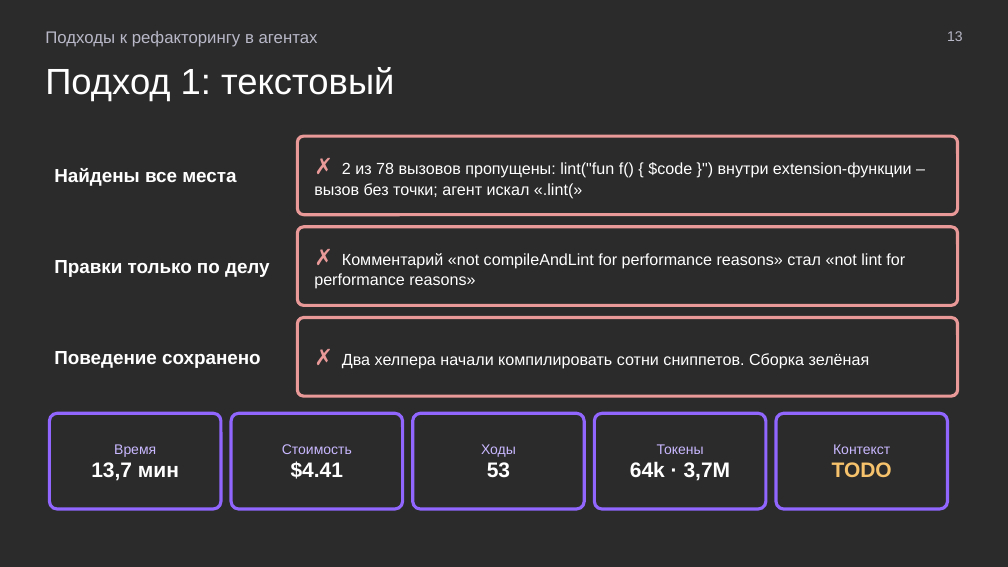
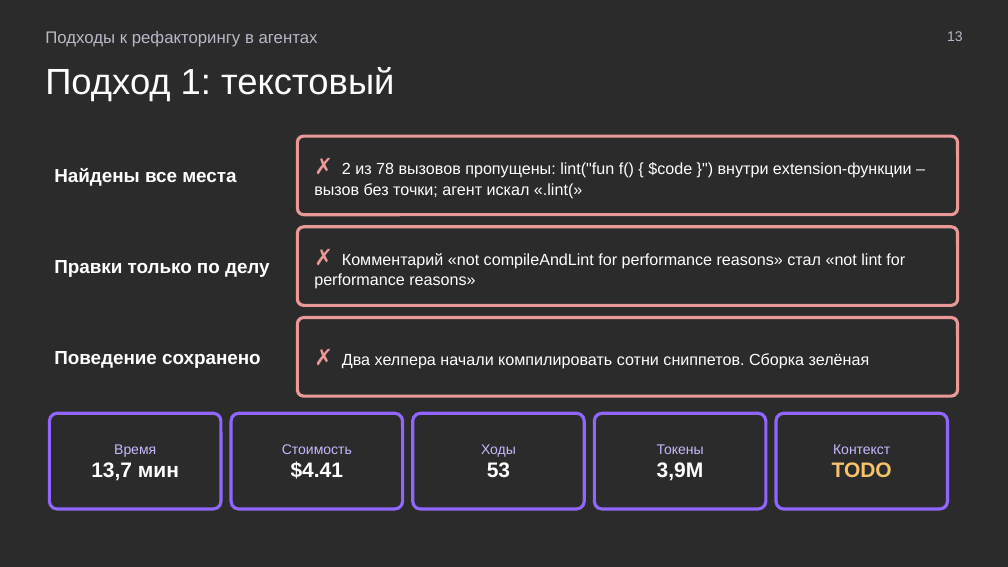
Before and after one commit to MchKosticyn/ide-refactoring-in-ai-agents, a slide deck: slide 13 of Доклад_ Рефакторинг в ИИ-агентах.pptx. Drawn at 1008x567 pixels with LibreOffice and Linux fonts; fonts in the diff are those of the drawing; background and template pictures are left out; a plain dark background stands for a picture behind light text. Boxes give left, top, right and bottom in pixels: in the first picture for what was removed or moved away, otherwise in the second. Text is boxed around its words. In the diff, an @@ line names an element or a change of style, - is before the commit and + after.

```diff
--- a/Доклад_ Рефакторинг в ИИ-агентах.pptx
+++ b/Доклад_ Рефакторинг в ИИ-агентах.pptx
@@ text in rounded rectangle at (657, 462, 704, 481): text changed @@
-64k · 3,7M
+3,9M
```
Also in this commit, not shown: 8 other slides changed, 2 other files.
